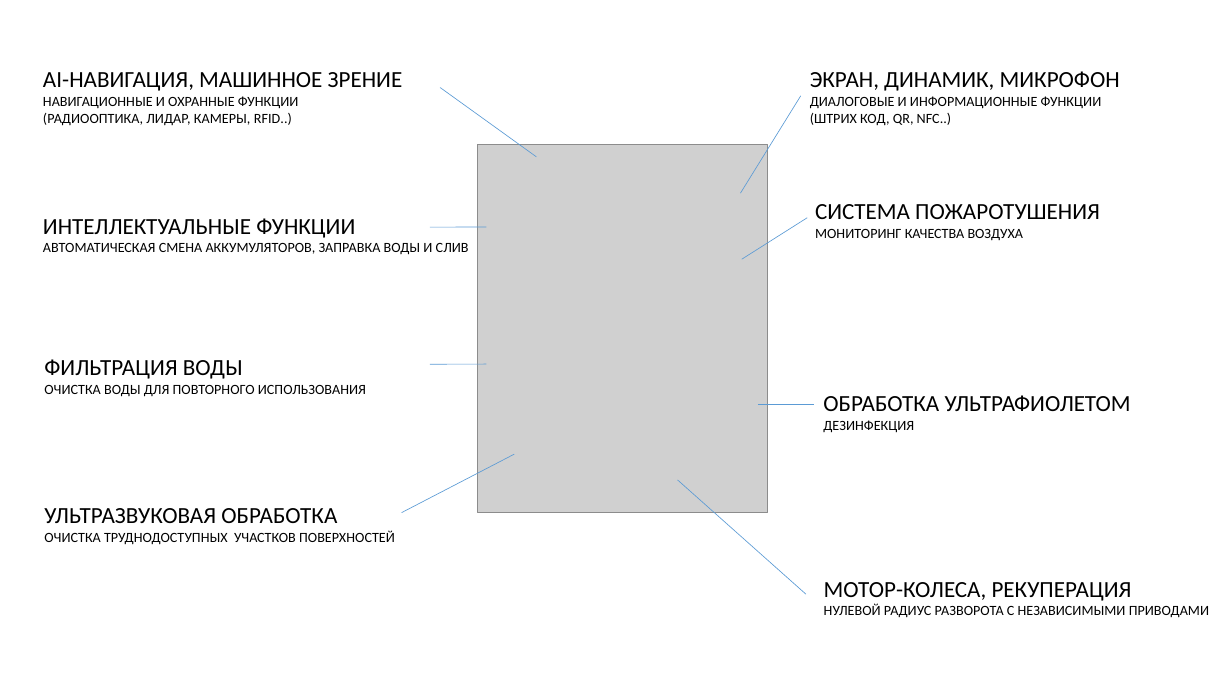
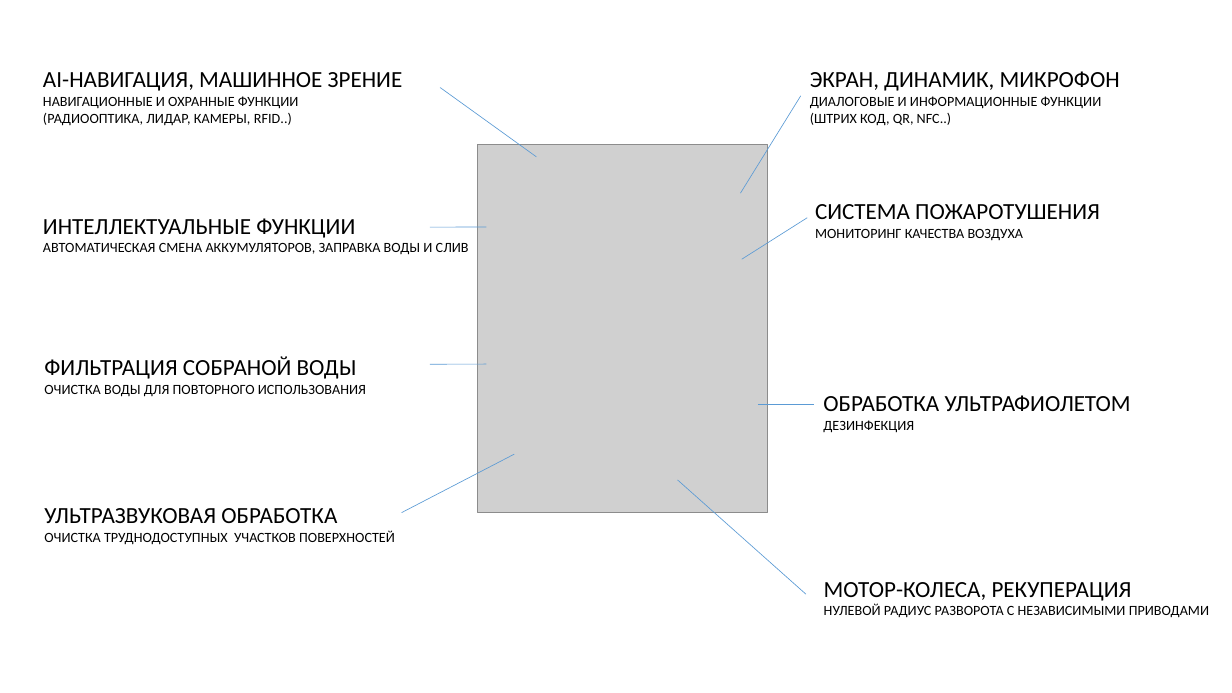
Before and after one commit to iACTUATOR/iactuator.ru, a slide deck: slide 4 of actuator.pptx. Drawn at 1232x693 pixels with LibreOffice and Linux fonts; fonts in the diff are those of the drawing; grey boxes stand for pictures. Boxes give left, top, right and bottom in pixels: in the first picture for what was removed or moved away, otherwise in the second. Text is boxed around its words. In the diff, an @@ line names an element or a change of style, - is before the commit and + after.

```diff
--- a/actuator.pptx
+++ b/actuator.pptx
@@ text at (44, 356, 357, 379): text changed @@
-ФИЛЬТРАЦИЯ ВОДЫ
+ФИЛЬТРАЦИЯ СОБРАНОЙ ВОДЫ
```
Also in this commit, not shown: 1 other slide changed, 1 other file.
